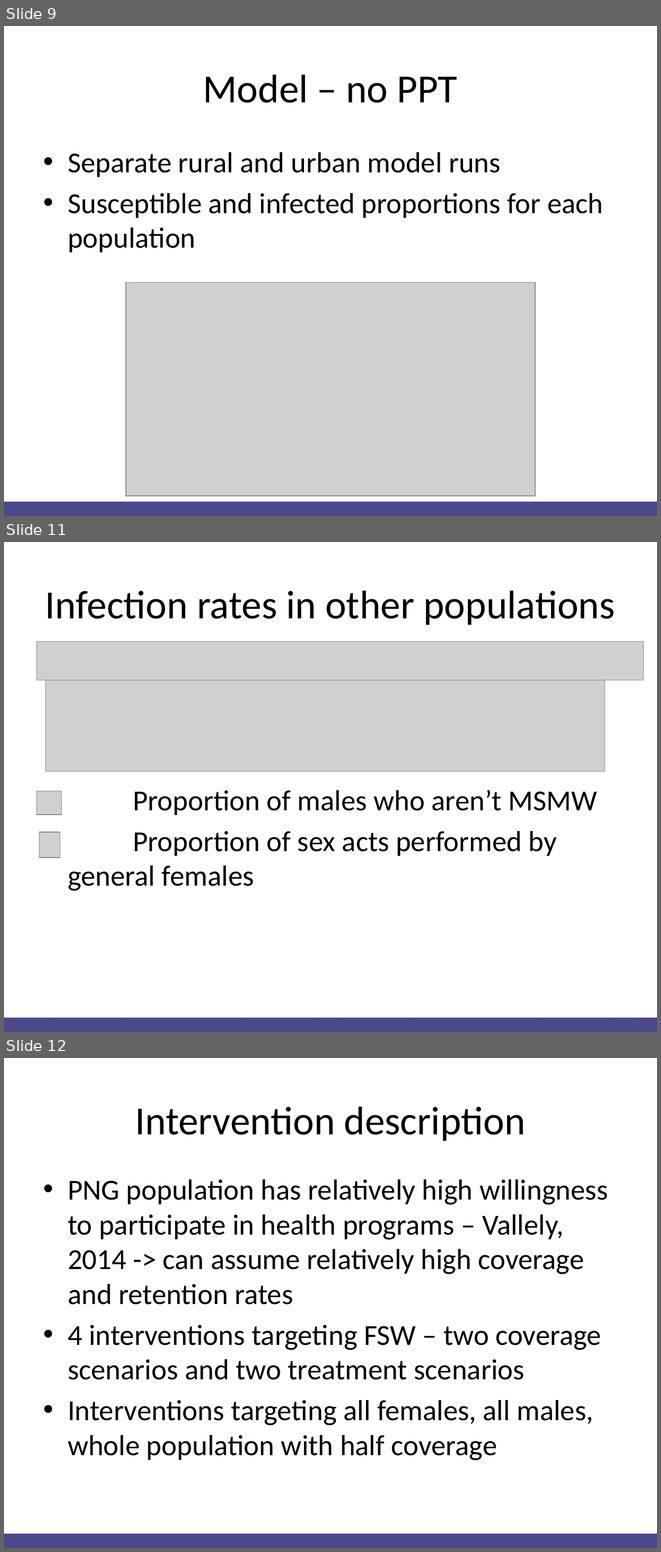
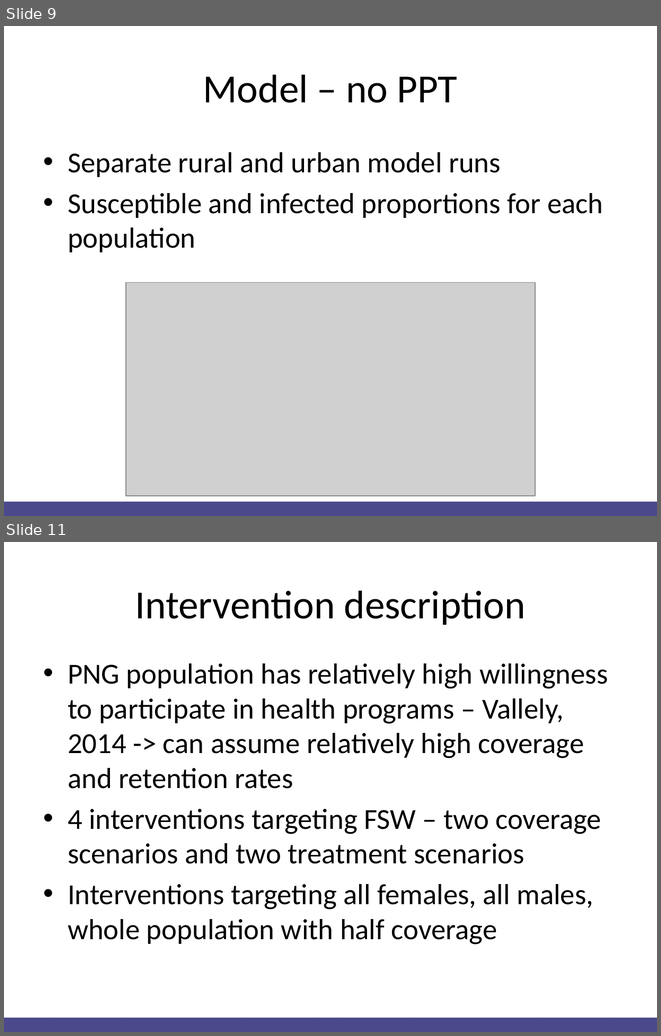
Before and after one commit to Christopher-Rock/hivandppt, a slide deck: Christopher Rock HIV and PPT.pptx. Shown one above the other, each under a label of ours: slides 9, 11 and 12 before the commit, slides 9 and 11 after it; the slides between them are not shown. The pictures are 661x1552 and 661x1036 pixels, drawn with LibreOffice and Linux fonts; fonts in the diff are those of the drawing; grey boxes stand for pictures. Boxes give left, top, right and bottom in pixels: in the first picture for what was removed or moved away, otherwise in the second. Text is boxed around its words. In the diff, an @@ line names an element or a change of style, - is before the commit and + after.

```diff
--- a/Christopher Rock HIV and PPT.pptx
+++ b/Christopher Rock HIV and PPT.pptx
@@ slide 11 removed at box(4, 542, 657, 1032), background #FFFFFF; not listed: 1 template element that a slide beside it also shows @@
@@ title removed at box(45, 590, 615, 625) @@
-Infection rates in other populations
@@ picture removed at box(37, 641, 644, 680) @@
@@ picture removed at box(46, 672, 606, 771) @@
@@ picture removed at box(37, 791, 61, 814) @@
@@ text removed at box(68, 790, 597, 891) @@
-Proportion of males who aren’t MSMW
-Proportion of sex acts performed by general females
@@ picture removed at box(40, 832, 60, 857) @@
@@ what was slide 12 is now slide 11 @@
```
Also in this commit, not shown: 2 slides changed, 1 other slide removed, 2 other files.
